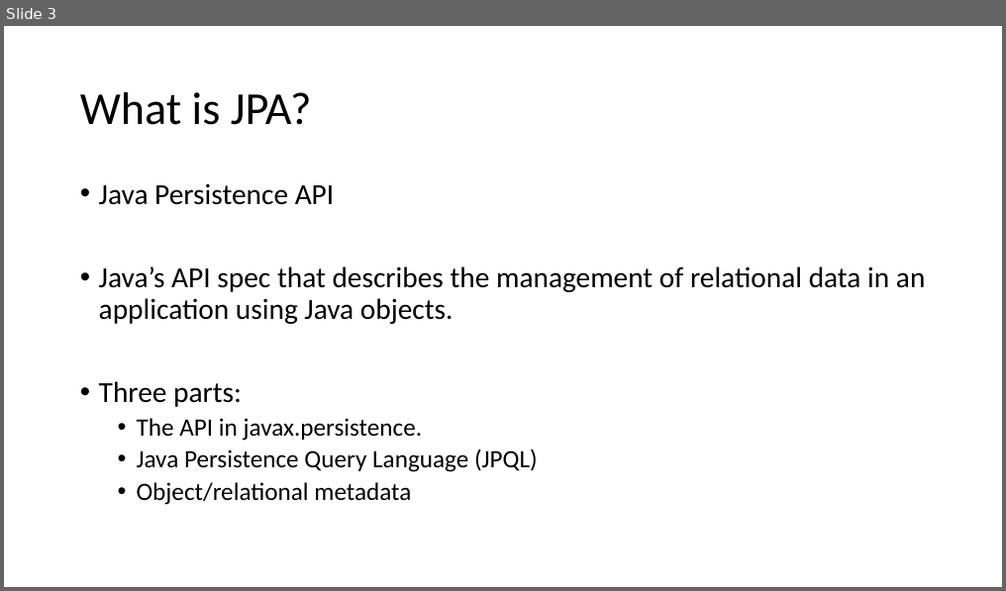
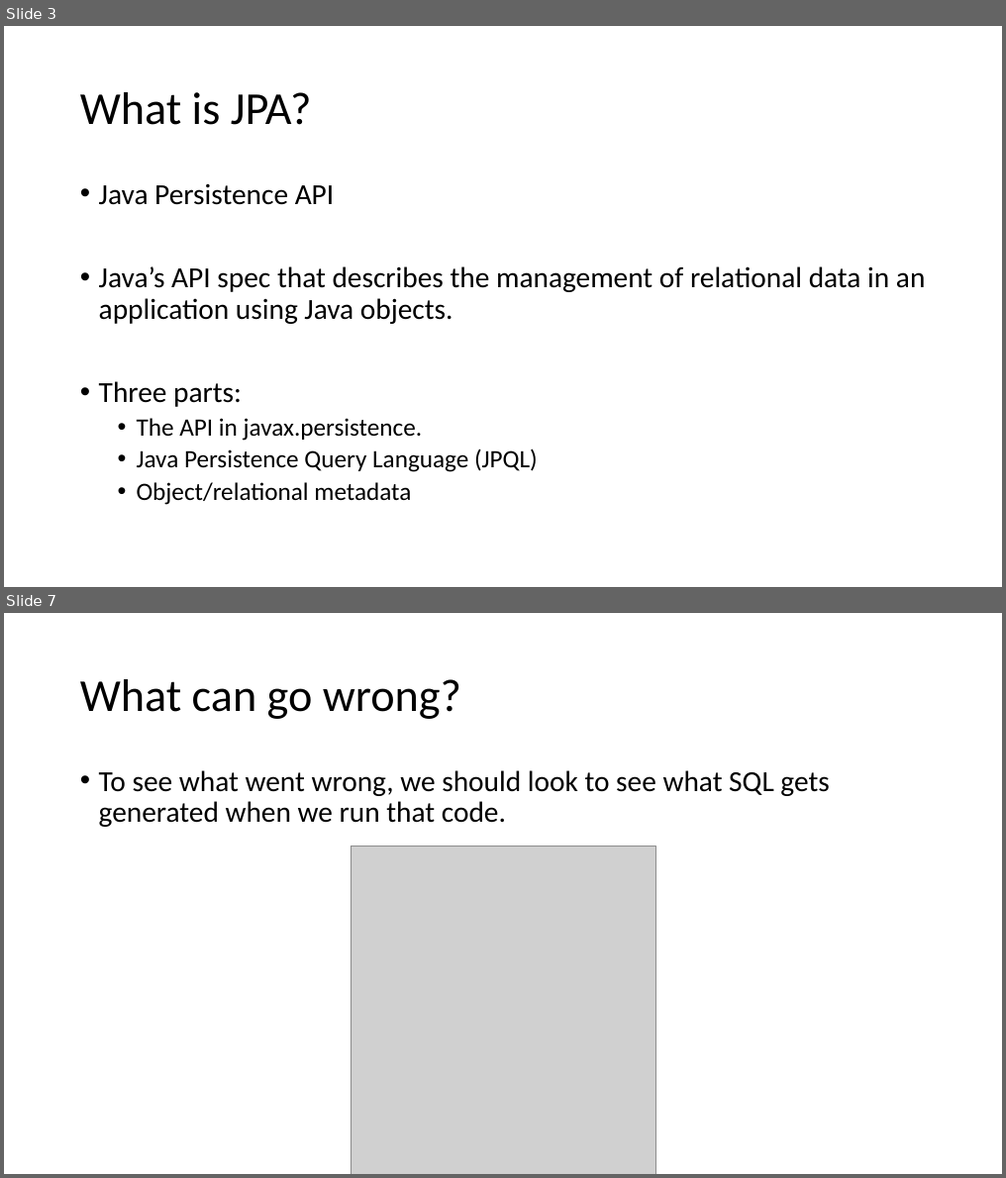
Before and after one commit to sfaria/jpa-demo, a slide deck: JPA-JPQL Query Performance.pptx. Shown one above the other, each under a label of ours: slide 3 before the commit, slides 3 and 7 after it; the slides between them are not shown. The pictures are 1006x591 and 1006x1178 pixels, drawn with LibreOffice and Linux fonts; fonts in the diff are those of the drawing; grey boxes stand for pictures. Boxes give left, top, right and bottom in pixels: in the first picture for what was removed or moved away, otherwise in the second. Text is boxed around its words. In the diff, an @@ line names an element or a change of style, - is before the commit and + after.

```diff
--- a/JPA-JPQL Query Performance.pptx
+++ b/JPA-JPQL Query Performance.pptx
@@ slide 7 added at <box>4,613,1002,1174</box>, background #FFFFFF @@
@@ title added at <box>80,679,461,719</box>, 44 pt, text #000000 @@
+What can go wrong?
@@ text added at <box>99,770,829,827</box>, 28 pt, text #000000 @@
+• To see what went wrong, we should look to see what SQL gets generated when we run that code.
@@ picture added at <box>350,846,655,1174</box> @@
```
Also in this commit, not shown: 3 slides changed, 11 other slides added, 3 slides removed.
